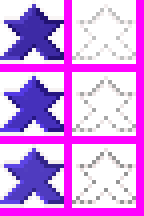
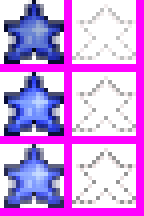
Layered file, before and after one edit (144x216). Changes by layer:
painted on "outline3" over [0, 144, 64, 208]
painted on "outline2" over [0, 72, 64, 136]
painted on "outline1" over [0, 0, 64, 64]
painted on "frame3" over [0, 144, 64, 208]
painted on "frame2" over [0, 72, 64, 136]
painted on "frame1" over [0, 0, 64, 64]
